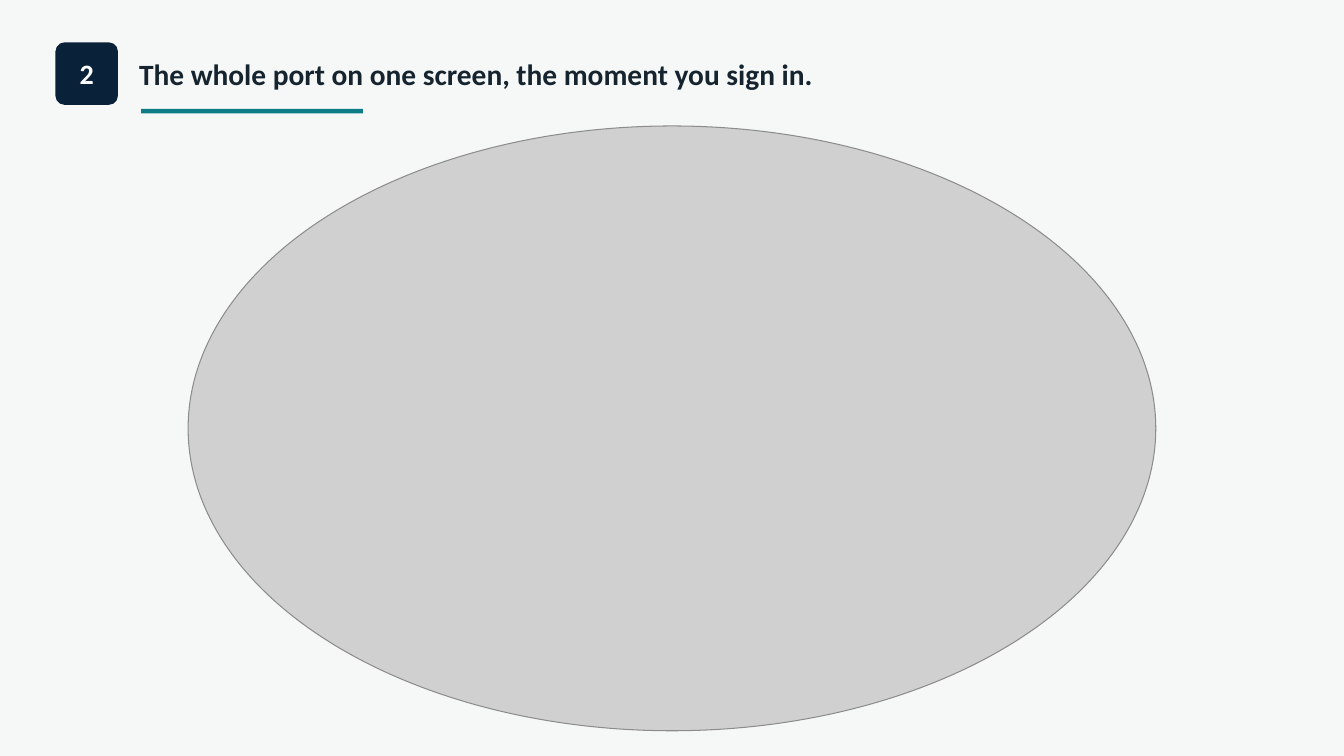
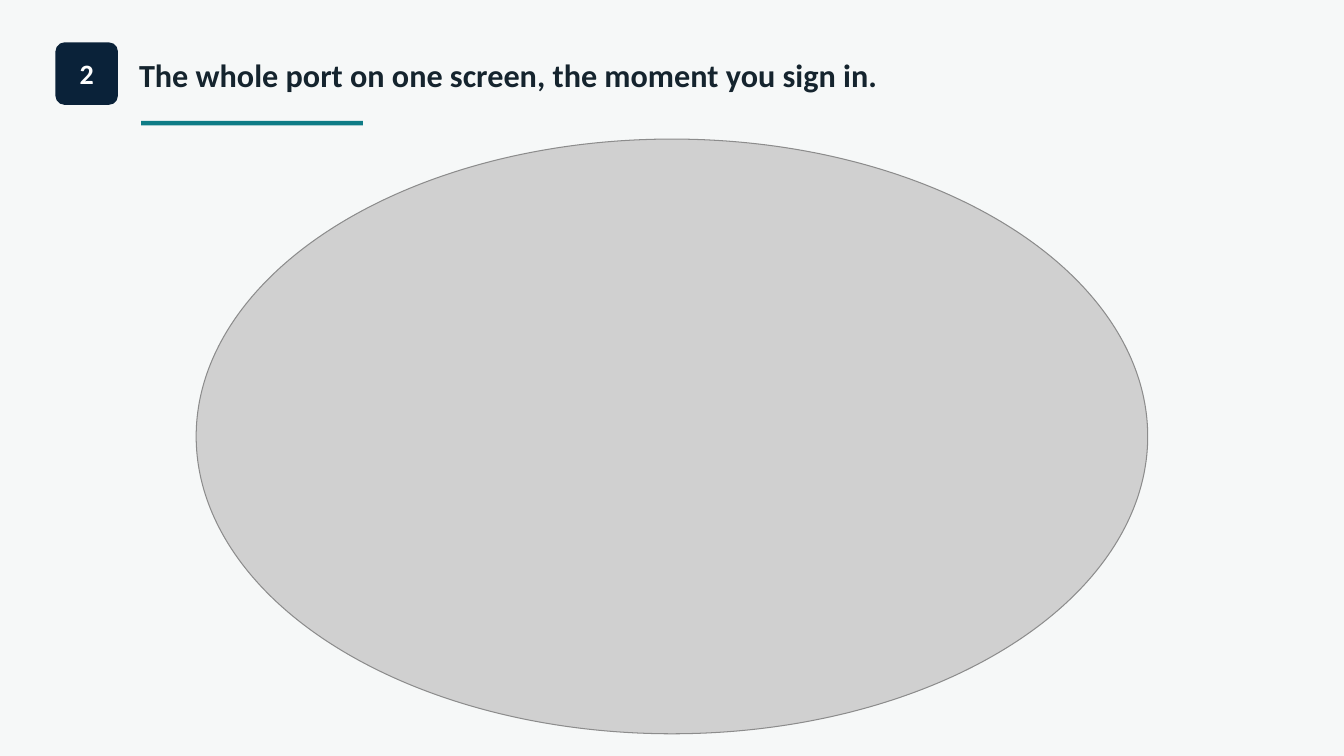
Before and after one commit to mobiliseapplabllp/maritime-project-presentation, a slide deck: slide 4 of dist/mundra-portal-walkthrough.pptx. Drawn at 1344x756 pixels with LibreOffice and Linux fonts; fonts in the diff are those of the drawing; grey boxes stand for pictures. Boxes give left, top, right and bottom in pixels: in the first picture for what was removed or moved away, otherwise in the second. Text is boxed around its words. In the diff, an @@ line names an element or a change of style, - is before the commit and + after.

```diff
--- a/dist/mundra-portal-walkthrough.pptx
+++ b/dist/mundra-portal-walkthrough.pptx
@@ text "The whole port on one ..." at (x1=139, y1=64, x2=877, y2=93): size 21 to 23 pt @@
@@ rectangle moved from (x1=141, y1=109, x2=363, y2=113) to (x1=141, y1=121, x2=363, y2=125) @@
@@ picture resized from (x1=189, y1=126, x2=1156, y2=731) to (x1=197, y1=139, x2=1148, y2=734) @@
```
Also in this commit, not shown: 11 other slides changed, 3 other files.
